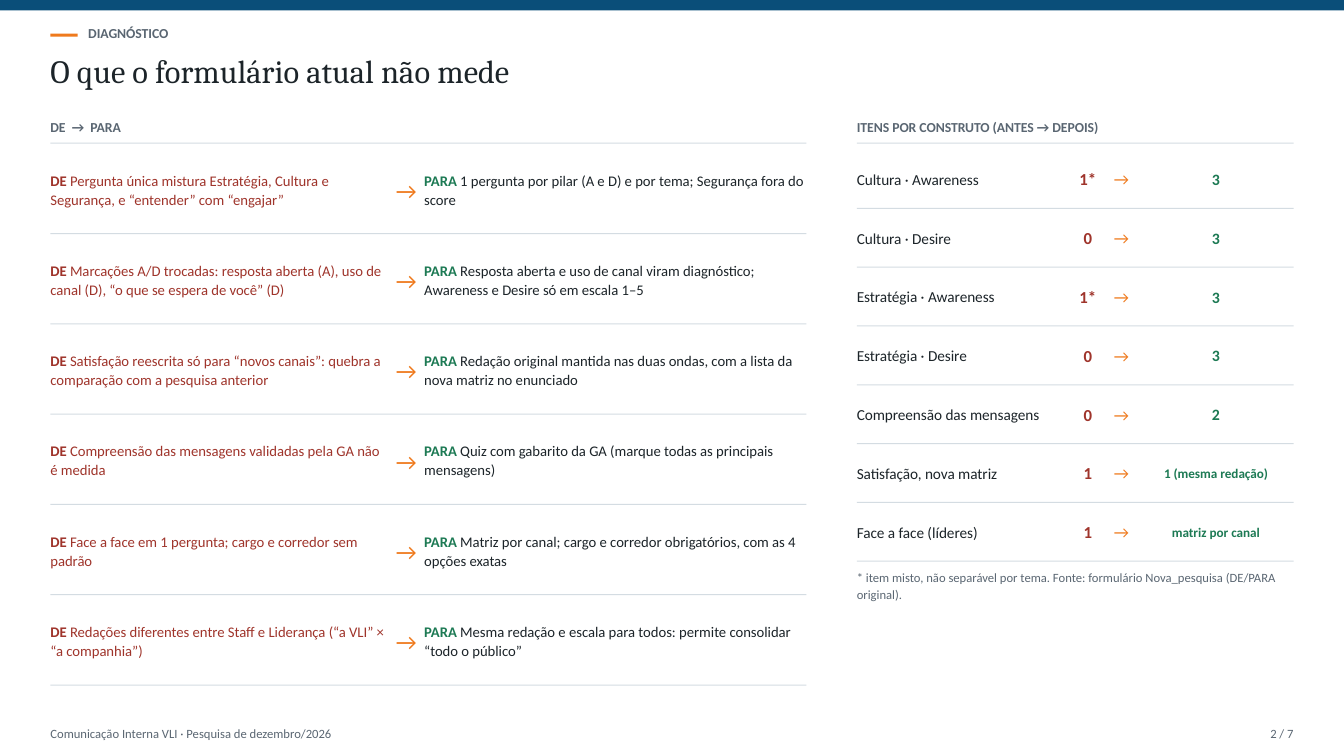
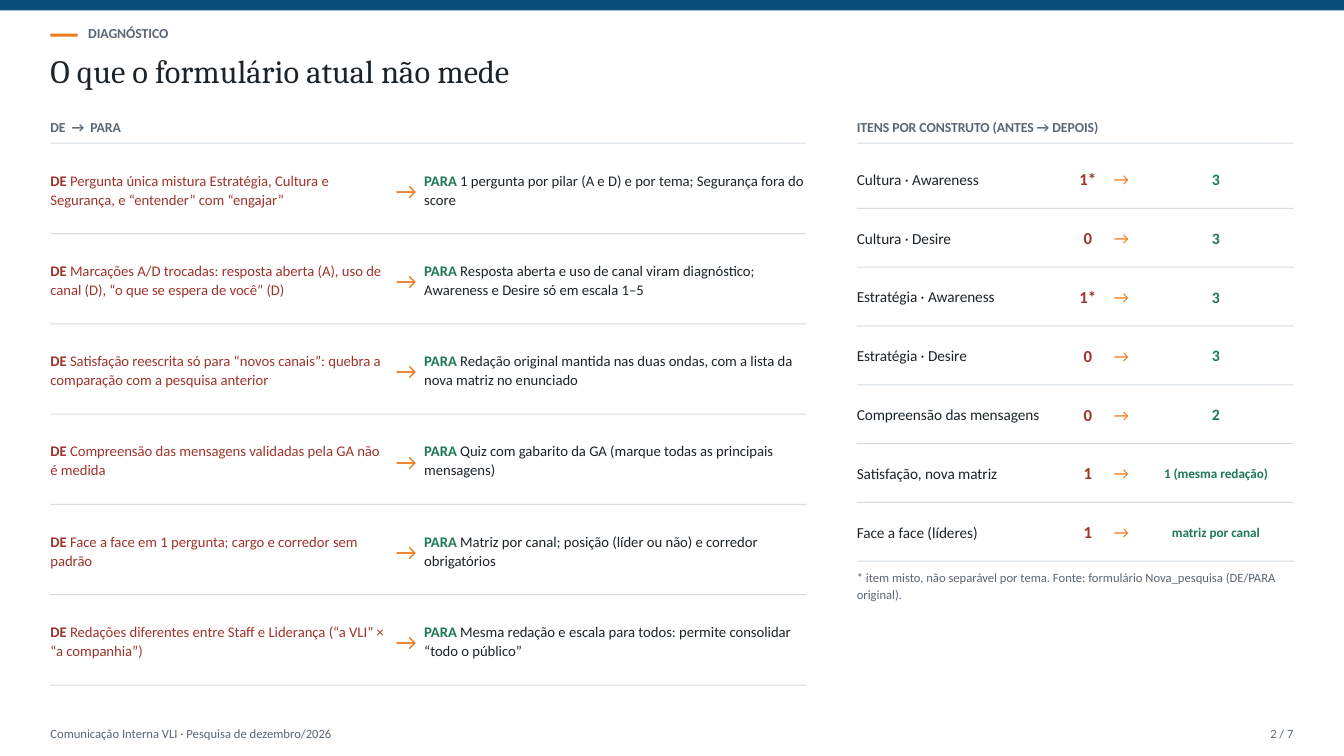
Before and after one commit to jobevieira/vli-preview, a slide deck: slide 2 of pesquisa-comunicacao-de-para/Pesquisa_Comunicacao_DE_PARA.pptx. Drawn at 1344x756 pixels with LibreOffice and Linux fonts; fonts in the diff are those of the drawing. Boxes give left, top, right and bottom in pixels: in the first picture for what was removed or moved away, otherwise in the second. Text is boxed around its words. In the diff, an @@ line names an element or a change of style, - is before the commit and + after.

```diff
--- a/pesquisa-comunicacao-de-para/Pesquisa_Comunicacao_DE_PARA.pptx
+++ b/pesquisa-comunicacao-de-para/Pesquisa_Comunicacao_DE_PARA.pptx
@@ text at <box>424,536,757,569</box>: text changed @@
-PARA Matriz por canal; cargo e corredor obrigatórios, com as 4 opções exatas
+PARA Matriz por canal; posição (líder ou não) e corredor obrigatórios
```
Also in this commit, not shown: 5 other slides changed, 3 other files.
